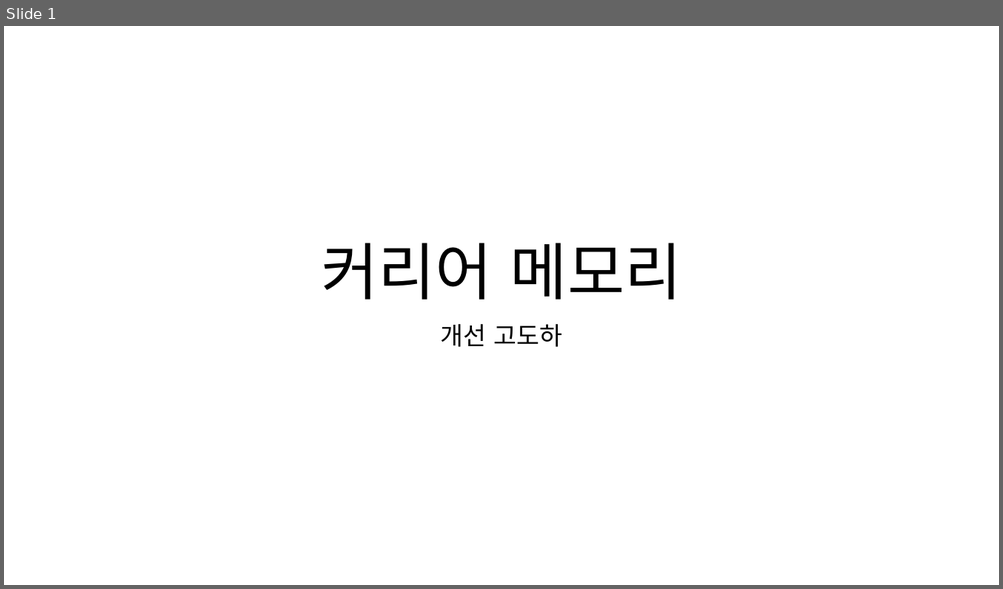
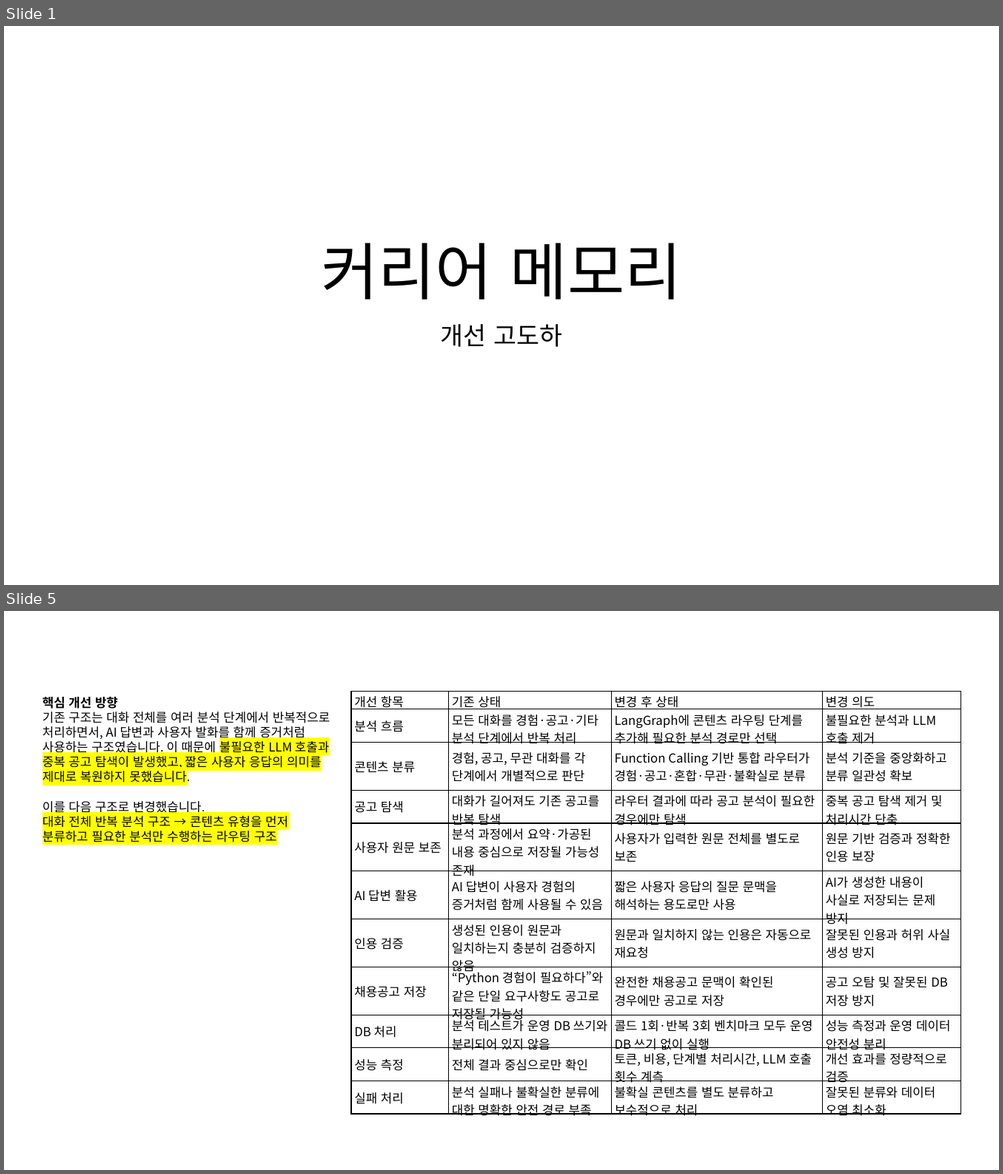
Before and after one commit to hamhj7694/CareerMemory_langchain_rag, a slide deck: 포트폴리오 및 기타 raw 자료/커리어 메모리 개선 및 고도화.pptx. Shown one above the other, each under a label of ours: slide 1 before the commit, slides 1 and 5 after it; the slides between them are not shown. The pictures are 1003x589 and 1003x1174 pixels, drawn with LibreOffice and Linux fonts; fonts in the diff are those of the drawing. Boxes give left, top, right and bottom in pixels: in the first picture for what was removed or moved away, otherwise in the second. Text is boxed around its words. In the diff, an @@ line names an element or a change of style, - is before the commit and + after.

```diff
--- a/포트폴리오 및 기타 raw 자료/커리어 메모리 개선 및 고도화.pptx
+++ b/포트폴리오 및 기타 raw 자료/커리어 메모리 개선 및 고도화.pptx
@@ slide 5 added at box(4, 611, 999, 1170), background #FFFFFF @@
@@ text added at box(42, 697, 330, 843), 12 pt, text #000000 @@
+핵심 개선 방향
+기존 구조는 대화 전체를 여러 분석 단계에서 반복적으로 처리하면서, AI 답변과 사용자 발화를 함께 증거처럼 사용하는 구조였습니다. 이 때문에 불필요한 LLM 호출과 중복 공고 탐색이 발생했고, 짧은 사용자 응답의 의미를 제대로 복원하지 못했습니다.
+이를 다음 구조로 변경했습니다.
+대화 전체 반복 분석 구조 → 콘텐츠 유형을 먼저 분류하고 필요한 분석만 수행하는 라우팅 구조
@@ table added at box(351, 691, 961, 1124), 11 rows, 4 columns @@
+개선 항목 | 기존 상태 | 변경 후 상태 | 변경 의도
+분석 흐름 | 모든 대화를 경험·공고·기타 분석 단계에서 반복 처리 | LangGraph에 콘텐츠 라우팅 단계를 추가해 필요한 분석 경로만 선택 | 불필요한 분석과 LLM 호출 제거
+콘텐츠 분류 | 경험, 공고, 무관 대화를 각 단계에서 개별적으로 판단 | Function Calling 기반 통합 라우터가 경험·공고·혼합·무관·불확실로 분류 | 분석 기준을 중앙화하고 분류 일관성 확보
+공고 탐색 | 대화가 길어져도 기존 공고를 반복 탐색 | 라우터 결과에 따라 공고 분석이 필요한 경우에만 탐색 | 중복 공고 탐색 제거 및 처리시간 단축
+사용자 원문 보존 | 분석 과정에서 요약·가공된 내용 중심으로 저장될 가능성 존재 | 사용자가 입력한 원문 전체를 별도로 보존 | 원문 기반 검증과 정확한 인용 보장
+AI 답변 활용 | AI 답변이 사용자 경험의 증거처럼 함께 사용될 수 있음 | 짧은 사용자 응답의 질문 문맥을 해석하는 용도로만 사용 | AI가 생성한 내용이 사실로 저장되는 문제 방지
+인용 검증 | 생성된 인용이 원문과 일치하는지 충분히 검증하지 않음 | 원문과 일치하지 않는 인용은 자동으로 재요청 | 잘못된 인용과 허위 사실 생성 방지
+채용공고 저장 | “Python 경험이 필요하다”와 같은 단일 요구사항도 공고로 저장될 가능성 | 완전한 채용공고 문맥이 확인된 경우에만 공고로 저장 | 공고 오탐 및 잘못된 DB 저장 방지
+DB 처리 | 분석 테스트가 운영 DB 쓰기와 분리되어 있지 않음 | 콜드 1회·반복 3회 벤치마크 모두 운영 DB 쓰기 없이 실행 | 성능 측정과 운영 데이터 안전성 분리
+성능 측정 | 전체 결과 중심으로만 확인 | 토큰, 비용, 단계별 처리시간, LLM 호출 횟수 계측 | 개선 효과를 정량적으로 검증
+실패 처리 | 분석 실패나 불확실한 분류에 대한 명확한 안전 경로 부족 | 불확실 콘텐츠를 별도 분류하고 보수적으로 처리 | 잘못된 분류와 데이터 오염 최소화
```
Also in this commit, not shown: 1 slide changed, 16 other slides added, 56 other files.
